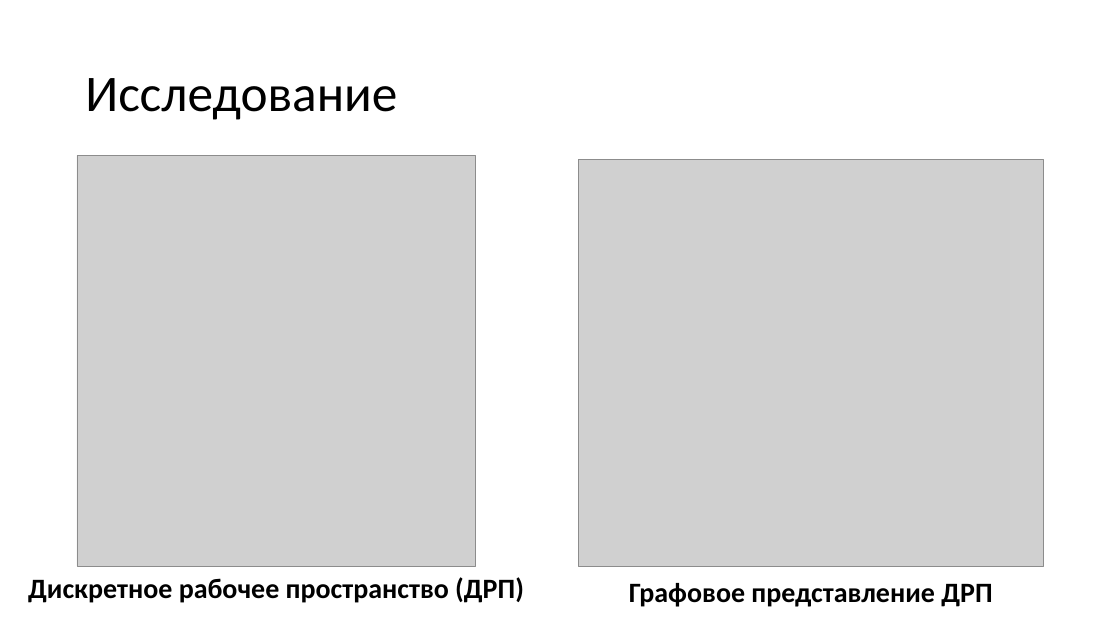
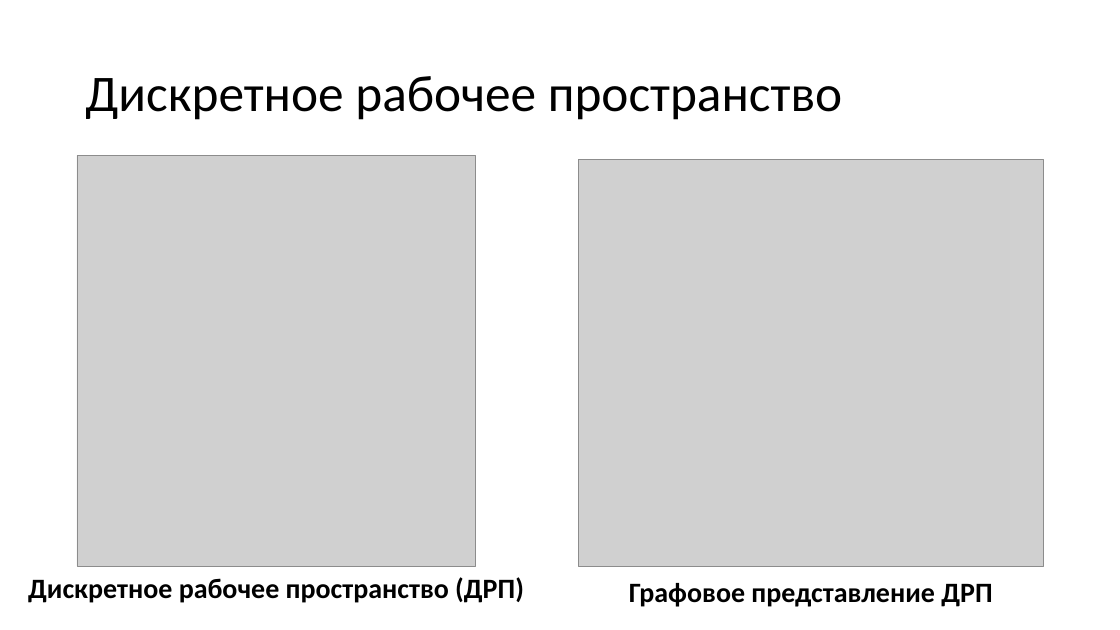
Before and after one commit to DmitryMI/Diploma, a slide deck: slide 5 of Documents/Презентация.pptx (slide 4 before the commit). Drawn at 1120x630 pixels with LibreOffice and Linux fonts; fonts in the diff are those of the drawing; grey boxes stand for pictures. Boxes give left, top, right and bottom in pixels: in the first picture for what was removed or moved away, otherwise in the second. Text is boxed around its words. In the diff, an @@ line names an element or a change of style, - is before the commit and + after.

```diff
--- a/Documents/Презентация.pptx
+++ b/Documents/Презентация.pptx
@@ title at bbox=[85, 76, 842, 120]: text changed @@
-Исследование
+Дискретное рабочее пространство
```
Also in this commit, not shown: 5 other slides changed, 5 slides added, 2 slides removed, 10 other files.
